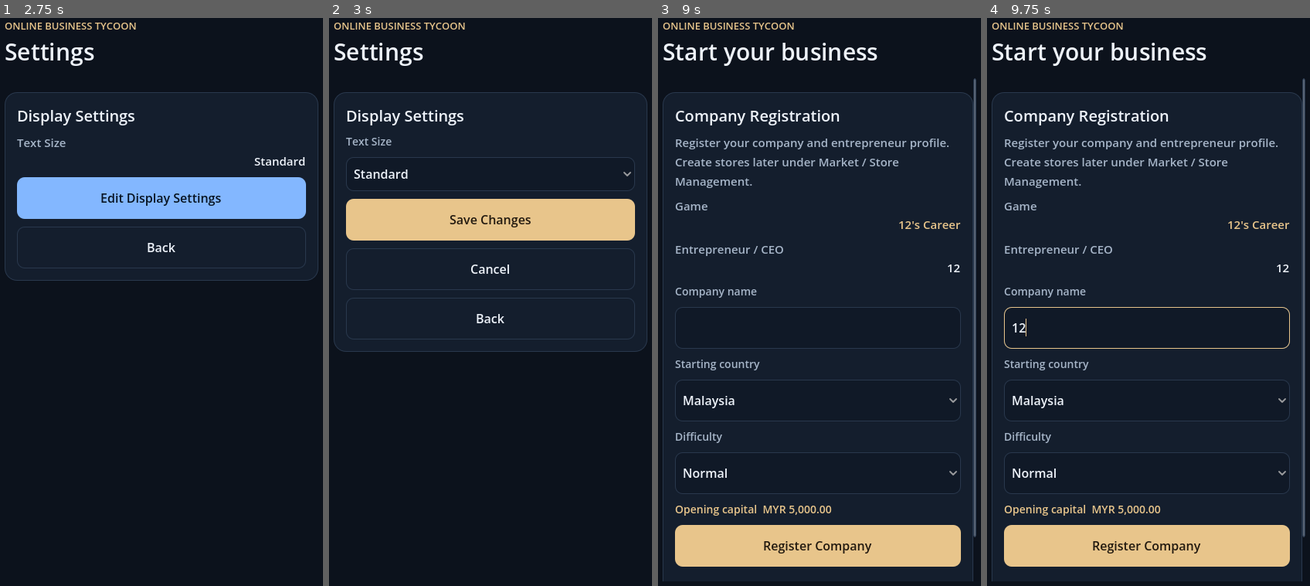
Above: before the commit, frames 1-4 (left to right).
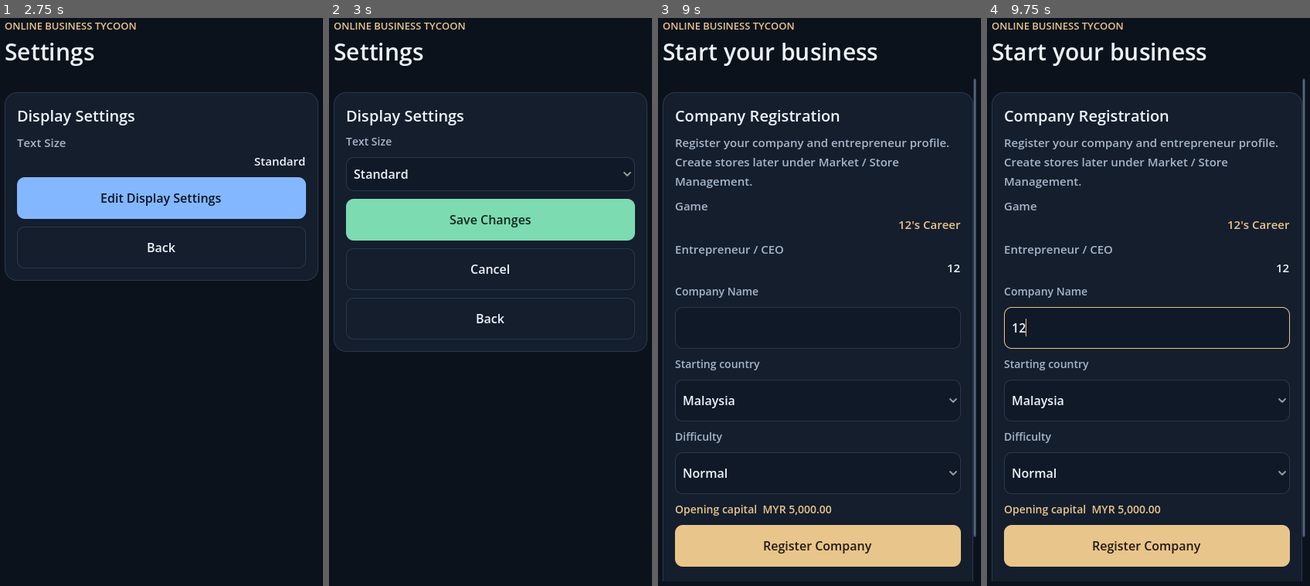
Above: after the commit, the same moments.

Repository: UphyRaop/online-business-tycoon
Game: Godot game, scene res://main.tscn
The game is run twice, just before and just after one commit, with the same random seed, the same clock (stepped at 60 frames per second) and the same inputs.
Inputs (mouse positions are in pixels of both pictures, inside the frame that each line leads up to):
- Up to frame 1 (2.75 s): click "Load Game" at 0.5 s; click "Back" at 1.25 s; click "Settings" at 2 s
- Up to frame 2 (3 s): click "Edit Display Settings" at 2.75 s
- Up to frame 3 (9 s): click "Save Changes" at 3.5 s; click "Back" at 4.25 s; click "New Game" at 5 s; click (819, 239) at 5.77 s; type "12" at 5.85 s; click "Back" at 6.5 s; click "New Game" at 7.25 s; click (819, 239) at 8.02 s; type "12" at 8.1 s; click "Continue To Company Registrat…" at 8.75 s
- Up to frame 4 (9.75 s): click (1148, 330) at 9.52 s; type "12" at 9.6 s

Frame 1 is identical in both runs. In frame 2, 6.5% of the frame differs, in the area x 5-95%, y 31-40%; in frame 3, less than 0.1%; in frame 4, less than 0.1%.

Commit message:
Polish control labels and semantic actions

Diff:
--- a/control_style_test.gd
+++ b/control_style_test.gd
@@ -45,6 +45,7 @@
 
 func test_action_semantics() -> void:
 	expect(ThemeStyle.button_role_for_action("Create Campaign") == "primary", "Creation actions map to Primary")
+	expect(ThemeStyle.button_role_for_action("Save Changes") == "success", "Save actions map to Positive Success")
 	expect(ThemeStyle.button_role_for_action("Edit Profile") == "edit", "Editing actions map to Edit")
 	expect(ThemeStyle.button_role_for_action("Pause Campaign") == "warning", "Pause actions map to Warning")
 	expect(ThemeStyle.button_role_for_action("Delete Campaign") == "destructive", "Deletion actions map to Destructive")
@@ -59,6 +60,8 @@
 		"Heading formatting capitalizes generic words and preserves branded casing")
 	expect(ThemeStyle.heading_text("CEO profile at TikTok and SHEIN") == "CEO Profile at TikTok and SHEIN",
 		"Heading formatting preserves acronyms and official proper-name casing")
+	expect(ThemeStyle.heading_text("units per bundle") == "Units per Bundle",
+		"Heading formatting keeps short prepositions lowercase in Title Case field labels")
 	expect(ThemeStyle.sentence_text("  update the store before launch.  ") == "Update the store before launch.",
 		"Sentence formatting trims spacing and uppercases only the sentence start")
 	expect(ThemeStyle.sentence_text("iPhone listings use WooCommerce.") == "iPhone listings use WooCommerce.",
--- a/corporate_theme.gd
+++ b/corporate_theme.gd
@@ -140,10 +140,10 @@
 		return ROLE_EDIT
 	if name.begins_with("pause") or name.begins_with("hold"):
 		return ROLE_WARNING
-	if name.begins_with("create") or name.begins_with("save") or name.begins_with("register") or name.begins_with("continue") or name.begins_with("apply") or name.begins_with("launch") or name.begins_with("publish") or name.begins_with("purchase") or name.begins_with("buy ") or name.begins_with("reactivate"):
+	if name.begins_with("save") or name.begins_with("confirm") or name.begins_with("complete") or name.begins_with("approve") or name.contains("refund"):
+		return ROLE_SUCCESS
+	if name.begins_with("create") or name.begins_with("register") or name.begins_with("continue") or name.begins_with("apply") or name.begins_with("launch") or name.begins_with("publish") or name.begins_with("purchase") or name.begins_with("buy ") or name.begins_with("reactivate"):
 		return ROLE_PRIMARY
-	if name.begins_with("confirm") or name.begins_with("complete") or name.begins_with("approve") or name.contains("refund"):
-		return ROLE_SUCCESS
 	if name == "cancel" or name == "back" or name == "close" or name == "menu" or name == "switch" or name.begins_with("discard") or name == "previous" or name == "next" or name.begins_with("open ") or name.begins_with("manage") or name.begins_with("view "):
 		return ROLE_NAVIGATION
 	return ROLE_SECONDARY
@@ -176,7 +176,7 @@
 			words[index] = prefix + str(PROPER_WORDS[key]) + suffix
 		elif word == word.to_upper() or (word != word.to_lower() and word != word.to_upper()):
 			continue
-		elif index > 0 and word.to_lower() in ["and", "or", "of", "for", "to", "in", "on", "at", "by", "from", "with"]:
+		elif index > 0 and word.to_lower() in ["and", "or", "of", "for", "to", "in", "on", "at", "by", "from", "with", "per"]:
 			words[index] = prefix + word.to_lower() + suffix
 		elif not word.is_empty():
 			words[index] = prefix + word.substr(0, 1).to_upper() + word.substr(1) + suffix
--- a/final_ui_test.gd
+++ b/final_ui_test.gd
@@ -156,7 +156,7 @@
 	var ceo_field := field_for_label("CEO Name")
 	if ceo_field != null: ceo_field.text = ceo_name
 	press("Continue to Company Registration")
-	var company_field := field_for_label("Company name")
+	var company_field := field_for_label("Company Name")
 	if company_field != null: company_field.text = name
 	select(controls(app, "OptionButton")[1], 2)
 	press("Register company")
--- a/game_ui_test.gd
+++ b/game_ui_test.gd
@@ -48,7 +48,7 @@
 	if app.confirmation != null: app.confirmation.confirmed.emit()
 	expect(app.screen == "Entrepreneur name" and has_label("Enter your entrepreneur name to continue this saved company."),
 		"Legacy save without an entrepreneur name prompts for identity before loading")
-	var legacy_name_field := field_for_label("Entrepreneur name")
+	var legacy_name_field := field_for_label("Entrepreneur Name")
 	if legacy_name_field != null: legacy_name_field.text = "Different Legacy Name"
 	press("Save and continue")
 	expect(app.screen == "CEO identity conflict", "Conflicting legacy name requires an explicit migration choice")
@@ -74,7 +74,7 @@
 	first_game_id = app.active_game_id
 	press("Register company")
 	expect(app.screen == "Setup" and app.sim == null, "Company name remains required after CEO identity is saved")
-	var company_field := field_for_label("Company name")
+	var company_field := field_for_label("Company Name")
 	if company_field == null:
 		expect(false, "Company registration displays a Company name field")
 		return
@@ -105,7 +105,7 @@
 		return
 	name_field.text = "Riley Founder"
 	press("Continue to Company Registration")
-	var company_field := field_for_label("Company name")
+	var company_field := field_for_label("Company Name")
 	if company_field == null:
 		expect(false, "Second game reaches company registration")
 		return
--- a/main.gd
+++ b/main.gd
@@ -146,7 +146,10 @@
 	node.custom_minimum_size.y = TOUCH_HEIGHT
 	node.size_flags_horizontal = Control.SIZE_EXPAND_FILL
 	node.pressed.connect(callback)
-	Style.apply_button_role(node, Style.ROLE_PRIMARY if accent else Style.button_role_for_action(title))
+	var semantic_role := Style.button_role_for_action(title)
+	if accent and semantic_role == Style.ROLE_SECONDARY:
+		semantic_role = Style.ROLE_PRIMARY
+	Style.apply_button_role(node, semantic_role)
 	parent.add_child(node)
 	return node
 
@@ -216,7 +219,7 @@
 	return node
 
 func field(parent: Node, caption: String, value: String, max_length: int = 48) -> LineEdit:
-	parent.add_child(label(caption, 14, Style.MUTED))
+	parent.add_child(label(Style.heading_text(caption), 14, Style.MUTED))
 	var input := LineEdit.new()
 	input.text = value
 	input.max_length = max_length
--- a/offer_view.gd
+++ b/offer_view.gd
@@ -55,7 +55,7 @@
 		eligible.append(id)
 		product_names.append(Catalog.PRODUCTS[id].name)
 	upsell_form.add_child(app.label("Choose one or two additional units from products other than the primary product.", 14, Style.MUTED))
-	upsell_form.add_child(app.label("Upsell quantity", 14, Style.MUTED))
+	upsell_form.add_child(app.label("Upsell Quantity", 14, Style.MUTED))
 	var composition: OptionButton = app.dropdown(upsell_form, ["1 unit", "2 different products", "2 units of one product"], 0)
 	upsell_form.add_child(app.label("Additional product", 14, Style.MUTED))
 	var first_product: OptionButton = app.dropdown(upsell_form, product_names, 0)
--- a/phase1_ui_test.gd
+++ b/phase1_ui_test.gd
@@ -123,7 +123,7 @@
 	var ceo_field := field_for_label("CEO Name")
 	if ceo_field != null: ceo_field.text = ceo_name
 	press("Continue to Company Registration")
-	var company_field := field_for_label("Company name")
+	var company_field := field_for_label("Company Name")
 	if company_field != null: company_field.text = company_name
 	press("Register company")
 
@@ -229,7 +229,7 @@
 	inputs[1].text = "Aster Holdings"
 	press("Save Changes")
 	expect(app.sim.state.owner == "Mira Founder Updated" and app.sim.state.company == "Aster Holdings"
-		and not has_label("Website domain"), "Company Profile saves identity without exposing website controls")
+		and not has_label("Website Domain"), "Company Profile saves identity without exposing website controls")
 	press("Save Game")
 	press("Save to slot 1")
 	press("Back")
--- a/phase2_ui_test.gd
+++ b/phase2_ui_test.gd
@@ -56,39 +56,39 @@
 	open_first_store_listing()
 	var offer_store_id: int = app.selected_store_id
 	var offers_before: Dictionary = Storefront.offers_for_store(app.sim.state, offer_store_id, 4).duplicate(true)
-	expect(has_visible_label("No offers saved") and not has_visible_label("Units per bundle")
-		and not has_visible_label("Upsell quantity") and controls(app, "Button").any(func(button): return button.text.to_lower() == "create offer" and button.is_visible_in_tree()),
+	expect(has_visible_label("No offers saved") and not has_visible_label("Units per Bundle")
+		and not has_visible_label("Upsell Quantity") and controls(app, "Button").any(func(button): return button.text.to_lower() == "create offer" and button.is_visible_in_tree()),
 		"Offer forms start collapsed while the existing-offer summary and Create Offer action remain visible")
 	press("Create Offer")
-	expect(has_visible_label("Choose the type of offer") and not has_visible_label("Units per bundle")
-		and not has_visible_label("Upsell quantity"), "Create Offer asks the player to choose an offer type before showing a form")
+	expect(has_visible_label("Choose the type of offer") and not has_visible_label("Units per Bundle")
+		and not has_visible_label("Upsell Quantity"), "Create Offer asks the player to choose an offer type before showing a form")
 	press("Bundle")
-	expect(has_visible_label("Units per bundle") and not has_visible_label("Upsell quantity"), "Selecting Bundle shows only the bundle form")
-	var bundle_quantity := field_for_label("Units per bundle")
+	expect(has_visible_label("Units per Bundle") and not has_visible_label("Upsell Quantity"), "Selecting Bundle shows only the bundle form")
+	var bundle_quantity := field_for_label("Units per Bundle")
 	bundle_quantity.text = "3"
 	press("Upsell")
-	expect(has_visible_label("Upsell quantity") and not has_visible_label("Units per bundle"), "Offer form can switch to Upsell without showing both forms")
+	expect(has_visible_label("Upsell Quantity") and not has_visible_label("Units per Bundle"), "Offer form can switch to Upsell without showing both forms")
 	press("Bundle")
-	expect(field_for_label("Units per bundle").text == "3", "Switching offer type retains unsaved form values")
+	expect(field_for_label("Units per Bundle").text == "3", "Switching offer type retains unsaved form values")
 	press("Cancel")
-	expect(not has_visible_label("Units per bundle") and not has_visible_label("Upsell quantity")
+	expect(not has_visible_label("Units per Bundle") and not has_visible_label("Upsell Quantity")
 		and Storefront.offers_for_store(app.sim.state, offer_store_id, 4) == offers_before,
 		"Cancel closes offer creation without changing saved offers")
 	press("Create Offer")
 	press("Bundle")
-	field_for_label("Units per bundle").text = "3"
+	field_for_label("Units per Bundle").text = "3"
 	press("Save bundle")
 	expect(Storefront.offers_for_store(app.sim.state, offer_store_id, 4).has(1) and Storefront.offers_for_store(app.sim.state, offer_store_id, 4)[1].quantity == 3,
 		"Saving a Bundle records the configured quantity")
 	press("Edit bundle")
-	expect(field_for_label("Units per bundle").text == "3", "Editing a saved Bundle preserves its settings in the form")
-	field_for_label("Units per bundle").text = "4"
+	expect(field_for_label("Units per Bundle").text == "3", "Editing a saved Bundle preserves its settings in the form")
+	field_for_label("Units per Bundle").text = "4"
 	press("Save bundle")
 	expect(Storefront.offers_for_store(app.sim.state, offer_store_id, 4)[1].quantity == 4, "Editing a saved Bundle updates its quantity")
 	press("Edit bundle")
-	field_for_label("Units per bundle").text = "6"
+	field_for_label("Units per Bundle").text = "6"
 	press("Cancel")
-	expect(Storefront.offers_for_store(app.sim.state, offer_store_id, 4)[1].quantity == 4 and not has_visible_label("Units per bundle"),
+	expect(Storefront.offers_for_store(app.sim.state, offer_store_id, 4)[1].quantity == 4 and not has_visible_label("Units per Bundle"),
 		"Cancel closes an edit without changing the saved Bundle")
 	press("Create Offer")
 	press("Upsell")
@@ -96,7 +96,7 @@
 	expect(Storefront.offers_for_store(app.sim.state, offer_store_id, 4).has(1) and Storefront.offers_for_store(app.sim.state, offer_store_id, 4).has(2), "Bundle and Upsell configurations can both be retained for this listing")
 	expect(not Storefront.offers_for_store(app.sim.state, offer_store_id, 4)[1].enabled and Storefront.offers_for_store(app.sim.state, offer_store_id, 4)[2].enabled, "Saving an active upsell disables the Bundle")
 	press("Edit upsell")
-	field_for_label("Discount percent").text = "15"
+	field_for_label("Discount Percent").text = "15"
 	press("Save upsell")
 	expect(Storefront.offers_for_store(app.sim.state, offer_store_id, 4)[2].discount == 15 and Storefront.offers_for_store(app.sim.state, offer_store_id, 4)[2].enabled,
 		"Editing an Upsell preserves its offer and saves the changed discount")
--- a/phase3_ui_test.gd
+++ b/phase3_ui_test.gd
@@ -19,7 +19,7 @@
 	expect(not app.sim.channel_enabled(0) and not app.sim.channel_enabled(1), "Legacy channel flags do not create a marketplace or website")
 	expect(has_label("Mira Founder, CEO"), "Dashboard displays the registered entrepreneur as CEO")
 	press("Business")
-	expect(has_label("Owned Stores") and not has_label("Website domain") and not has_label("Website inactive")
+	expect(has_label("Owned Stores") and not has_label("Website Domain") and not has_label("Website inactive")
 		and controls(app, "OptionButton").is_empty(), "Company Profile shows zero stores and no legacy website or channel controls")
 	expect(controls(app, "LineEdit").is_empty() and has_button("Edit Company Details"),
 		"Saved company details are read-only until editing is explicitly activated")
